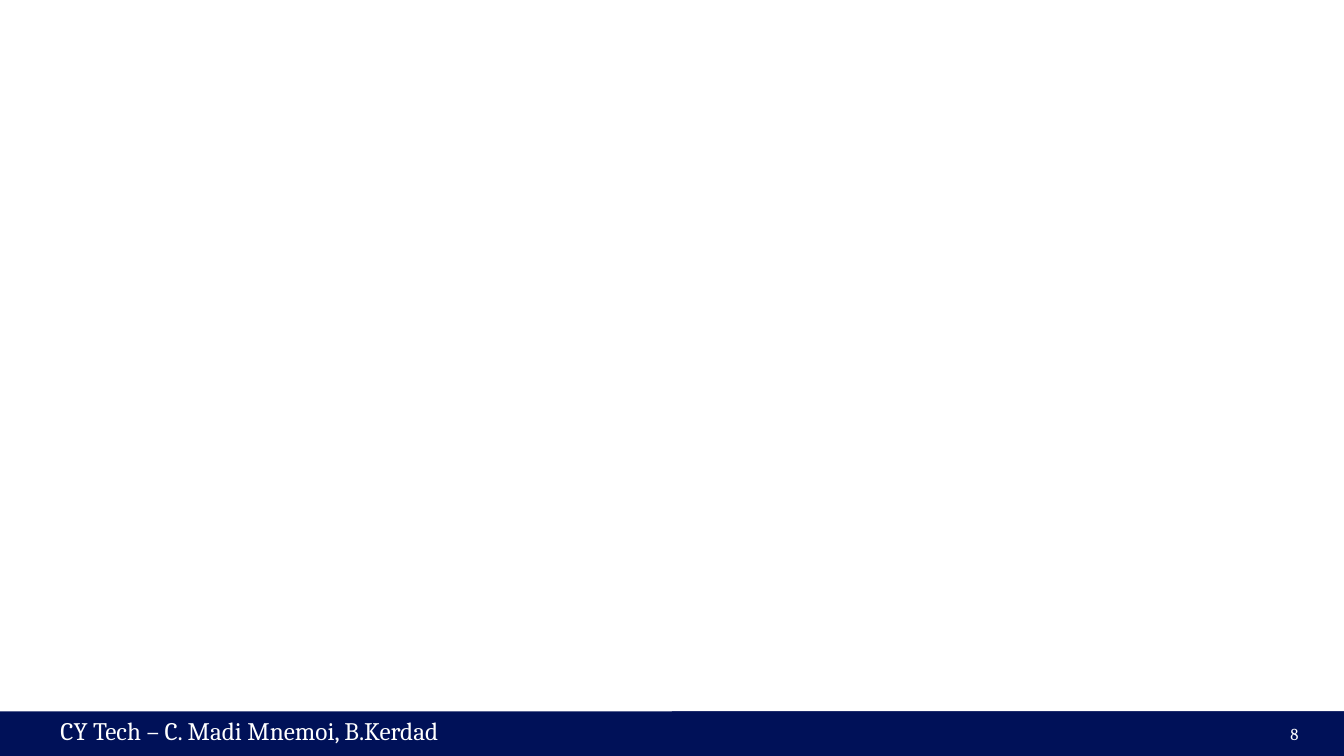
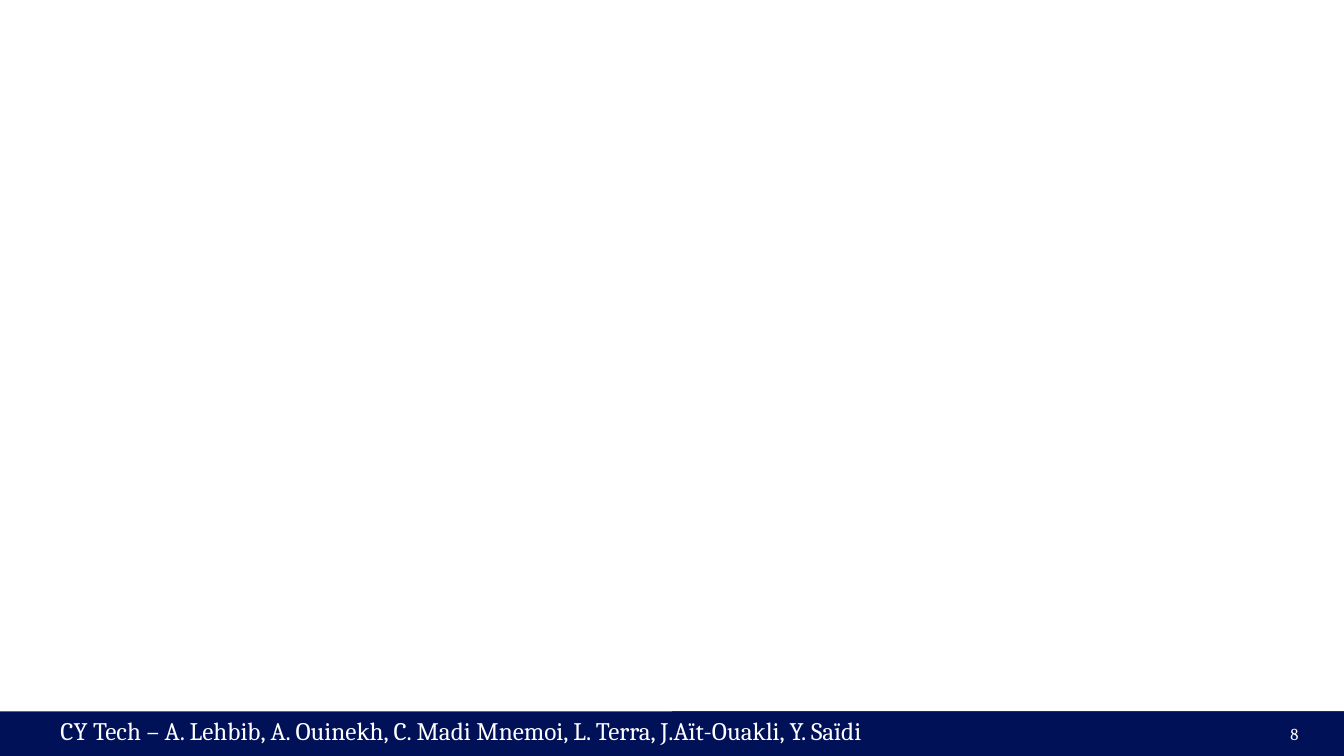
Before and after one commit to cmnemoi/cytech_sparks, a slide deck: slide 8 of presentation.pptx. Drawn at 1344x756 pixels with LibreOffice and Linux fonts; fonts in the diff are those of the drawing; background and template pictures are left out. Boxes give left, top, right and bottom in pixels: in the first picture for what was removed or moved away, otherwise in the second. Text is boxed around its words. In the diff, an @@ line names an element or a change of style, - is before the commit and + after.

```diff
--- a/presentation.pptx
+++ b/presentation.pptx
@@ text at (103,722,861,745): text changed @@
-CY Tech – C. Madi Mnemoi, B.Kerdad
+CY Tech – A. Lehbib, A. Ouinekh, C. Madi Mnemoi, L. Terra, J.Aït-Ouakli, Y. Saïdi
```
Also in this commit, not shown: 11 other slides changed, 1 other file.
